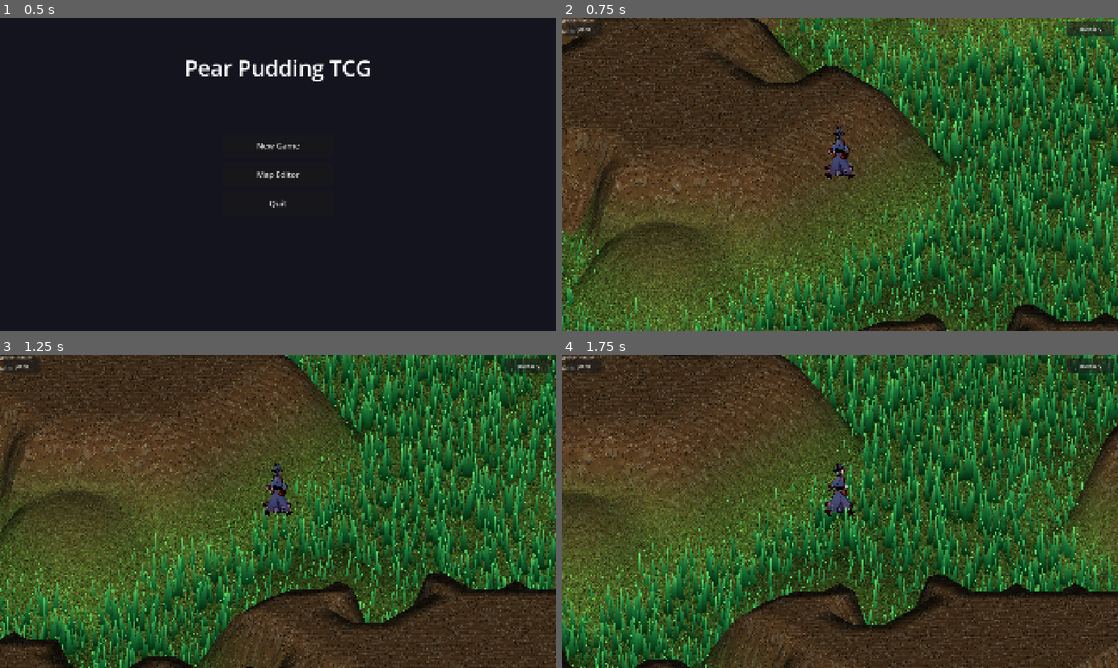
Above: before the commit, frames 1-4 (two rows, left to right).
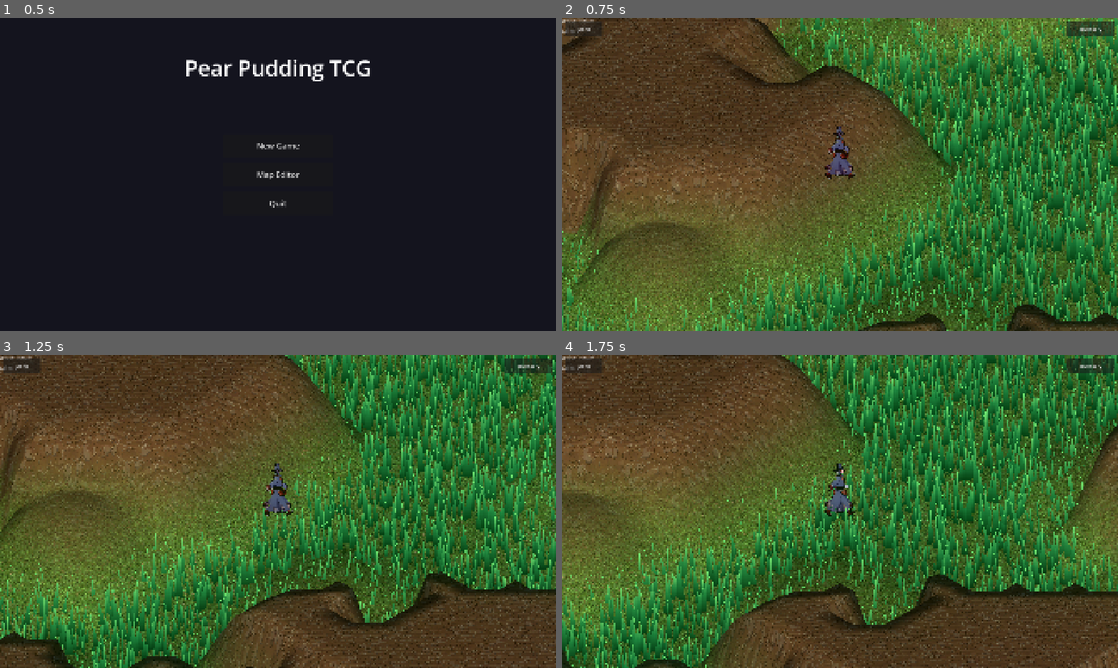
Above: after the commit, the same moments.

Repository: ChrisPauly97/pear-pudding-godot
Game: Godot game, scene res://scenes/ui/MenuScene.tscn
The game is run twice, just before and just after one commit, with the same random seed, the same clock (stepped at 60 frames per second) and the same inputs.
Inputs (mouse positions are in pixels of both pictures, inside the frame that each line leads up to):
- Up to frame 1 (0.5 s): no input
- Up to frame 2 (0.75 s): click "New Game" at 0.5 s
- Up to frame 3 (1.25 s): no input
- Up to frame 4 (1.75 s): tap Enter at 1.25 s; move the mouse to (962, 495) at 1.27 s; hold D (move_right) from 1.28 s (still down); hold E (interact) from 1.28 s (still down); click (962, 495) at 1.42 s; tap Space (jump) at 1.52 s

Frame 1 is identical in both runs. In frame 2, 1.9% of the frame differs, in the area x 0-100%, y 0-100%; in frame 3, 1.5%; in frame 4, 1.2%.

Commit message:
Fix glow: use emission+bloom instead of OmniLight3D
All geometry uses unshaded materials so OmniLight3D had zero effect.
Fix glow by:
- Enabling bloom in WorldEnvironment (glow_enabled, threshold 0.5,
  additive blend, intensity 1.5)
- Adding emission to card materials (rarity color, multiplier 2.5)
- Adding billboard glow halo quad behind each card (multiplier 3.5)
- Strengthening coin emission (multiplier 3.0) and adding glow halo
  (multiplier 4.0)

https://claude.ai/code/session_01VWHU5hNBEZ8T2fU5i8MHxk

Diff:
--- a/scenes/world/WorldScene.gd
+++ b/scenes/world/WorldScene.gd
@@ -105,6 +105,14 @@
 	env.ambient_light_source = Environment.AMBIENT_SOURCE_COLOR
 	env.ambient_light_color = Color(0.4, 0.45, 0.5)
 	env.ambient_light_energy = 0.7
+	# Bloom so emissive materials (items, coins) visibly glow
+	env.glow_enabled = true
+	env.glow_bloom = 0.25
+	env.glow_intensity = 1.5
+	env.glow_strength = 1.2
+	env.glow_blend_mode = Environment.GLOW_BLEND_MODE_ADDITIVE
+	env.glow_hdr_threshold = 0.5
+	env.glow_hdr_luminance_cap = 12.0
 	_world_env = WorldEnvironment.new()
 	_world_env.environment = env
 	add_child(_world_env)
--- a/scenes/world/entities/WorldItem.gd
+++ b/scenes/world/entities/WorldItem.gd
@@ -58,9 +58,15 @@
 	var card_name: String = tmpl.get("name", card_id)
 
 	# Card body — thin flat box in card proportions
+	# Emission feeds the bloom post-process so the card visibly glows.
+	# (All geometry in this game is unshaded so OmniLight3D has no effect.)
+	var glow_color: Color = _get_glow_color()
 	var mat := StandardMaterial3D.new()
 	mat.albedo_color = card_color
 	mat.shading_mode = BaseMaterial3D.SHADING_MODE_UNSHADED
+	mat.emission_enabled = true
+	mat.emission = glow_color
+	mat.emission_energy_multiplier = 2.5
 
 	var bm := BoxMesh.new()
 	bm.size = Vector3(0.28, 0.40, 0.03)
@@ -69,13 +75,21 @@
 	mi.material_override = mat
 	add_child(mi)
 
-	# Rarity glow under the card — much bigger for visibility
-	var light := OmniLight3D.new()
-	light.light_color = _get_glow_color()
-	light.light_energy = 5.0
-	light.omni_range = 5.0
-	light.position = Vector3(0, -0.1, 0)
-	add_child(light)
+	# Glow halo ring — flat cylinder behind the card so the rarity colour bleeds out
+	var halo_mat := StandardMaterial3D.new()
+	halo_mat.albedo_color = glow_color
+	halo_mat.shading_mode = BaseMaterial3D.SHADING_MODE_UNSHADED
+	halo_mat.emission_enabled = true
+	halo_mat.emission = glow_color
+	halo_mat.emission_energy_multiplier = 3.5
+	halo_mat.billboard_mode = BaseMaterial3D.BILLBOARD_ENABLED
+	var halo_mesh := QuadMesh.new()
+	halo_mesh.size = Vector2(0.7, 0.7)
+	var halo_mi := MeshInstance3D.new()
+	halo_mi.mesh = halo_mesh
+	halo_mi.material_override = halo_mat
+	halo_mi.position = Vector3(0, 0, -0.05)
+	add_child(halo_mi)
 
 	# Card name label (billboard, always faces camera)
 	var name_lbl := Label3D.new()
@@ -110,13 +124,15 @@
 	set_process_unhandled_input(true)
 
 func _build_coin_visual() -> void:
-	# Gold coin disc — flat cylinder
+	# Gold coin disc — flat cylinder with strong emission for bloom
+	var coin_color: Color = Color(1.0, 0.82, 0.1)
+	var coin_glow: Color  = Color(1.0, 0.65, 0.0)
 	var mat := StandardMaterial3D.new()
-	mat.albedo_color = Color(1.0, 0.82, 0.1)
+	mat.albedo_color = coin_color
 	mat.shading_mode = BaseMaterial3D.SHADING_MODE_UNSHADED
 	mat.emission_enabled = true
-	mat.emission = Color(1.0, 0.70, 0.0)
-	mat.emission_energy_multiplier = 1.5
+	mat.emission = coin_glow
+	mat.emission_energy_multiplier = 3.0
 
 	var cm := CylinderMesh.new()
 	cm.top_radius = 0.18
@@ -130,13 +146,21 @@
 	mi.rotation_degrees = Vector3(80.0, 0.0, 0.0)
 	add_child(mi)
 
-	# Big gold glow
-	var light := OmniLight3D.new()
-	light.light_color = Color(1.0, 0.78, 0.0)
-	light.light_energy = 6.0
-	light.omni_range = 6.0
-	light.position = Vector3(0, 0.0, 0)
-	add_child(light)
+	# Large billboard glow halo behind coin — same approach as cards
+	var halo_mat := StandardMaterial3D.new()
+	halo_mat.albedo_color = coin_glow
+	halo_mat.shading_mode = BaseMaterial3D.SHADING_MODE_UNSHADED
+	halo_mat.emission_enabled = true
+	halo_mat.emission = coin_glow
+	halo_mat.emission_energy_multiplier = 4.0
+	halo_mat.billboard_mode = BaseMaterial3D.BILLBOARD_ENABLED
+	var halo_mesh := QuadMesh.new()
+	halo_mesh.size = Vector2(0.65, 0.65)
+	var halo_mi := MeshInstance3D.new()
+	halo_mi.mesh = halo_mesh
+	halo_mi.material_override = halo_mat
+	halo_mi.position = Vector3(0, 0, -0.04)
+	add_child(halo_mi)
 
 	# Coin amount label
 	var amt_lbl := Label3D.new()
